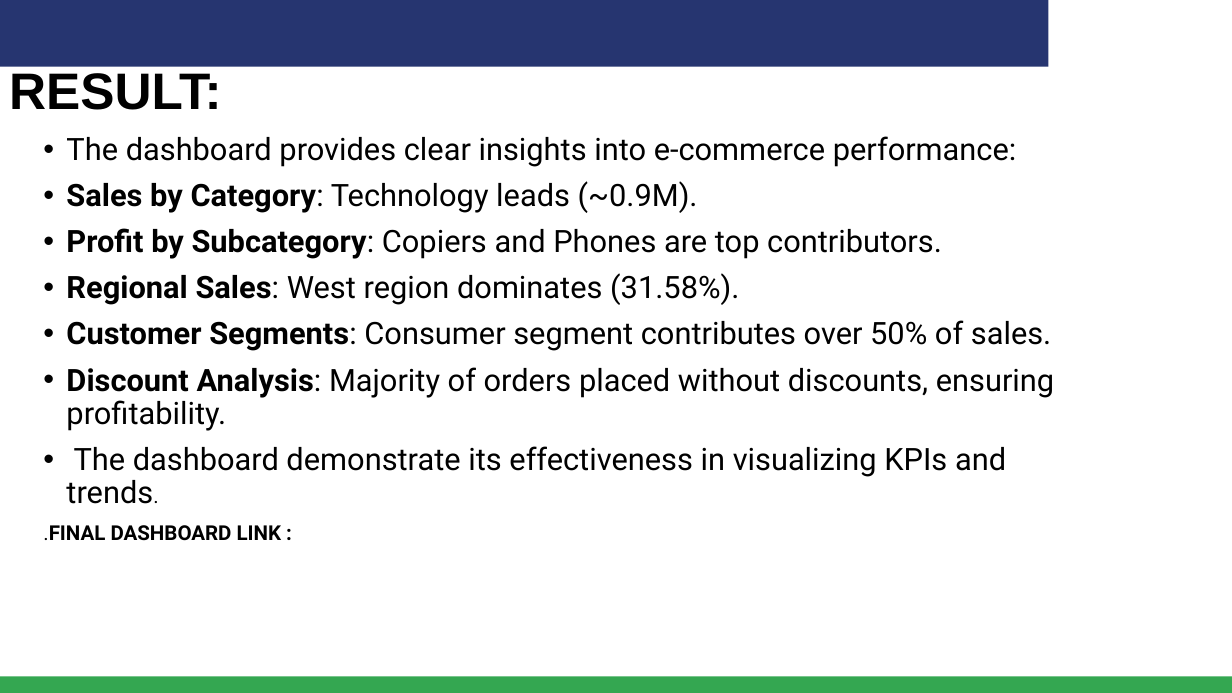
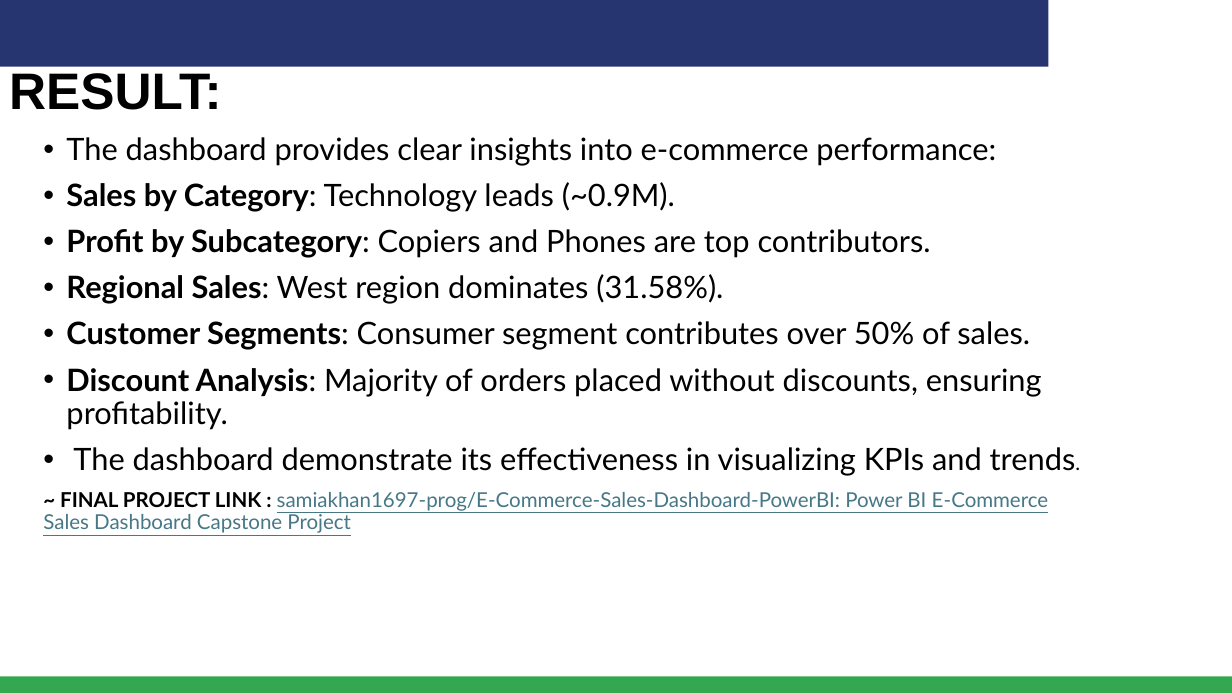
Before and after one commit to samiakhan1697-prog/E-Commerce-Sales-Dashboard-PowerBI, a slide deck: slide 8 of final capstone project.pptx. Drawn at 1232x693 pixels with LibreOffice and Linux fonts; fonts in the diff are those of the drawing; background and template pictures are left out. Boxes give left, top, right and bottom in pixels: in the first picture for what was removed or moved away, otherwise in the second. Text is boxed around its words. In the diff, an @@ line names an element or a change of style, - is before the commit and + after.

```diff
--- a/final capstone project.pptx
+++ b/final capstone project.pptx
@@ text at (x1=66, y1=137, x2=1076, y2=476): font Roboto to Lato in "The dashboard provides clear insights into e‑commerce ...", "Sales by Category: Technology leads (~0.9M).", "Profit by Subcategory: Copiers and Phones are ...", "Regional Sales: West region dominates (31.58%)." and 3 more places @@
@@ text at (x1=43, y1=492, x2=1049, y2=533): text changed; font Roboto to Lato; text colour #000000 to #467886; bold off @@
-.FINAL DASHBOARD LINK :
+~ FINAL PROJECT LINK : samiakhan1697-prog/E-Commerce-Sales-Dashboard-PowerBI: Power BI E-Commerce Sales Dashboard Capstone Project
```
Also in this commit, not shown: 10 other slides changed.
